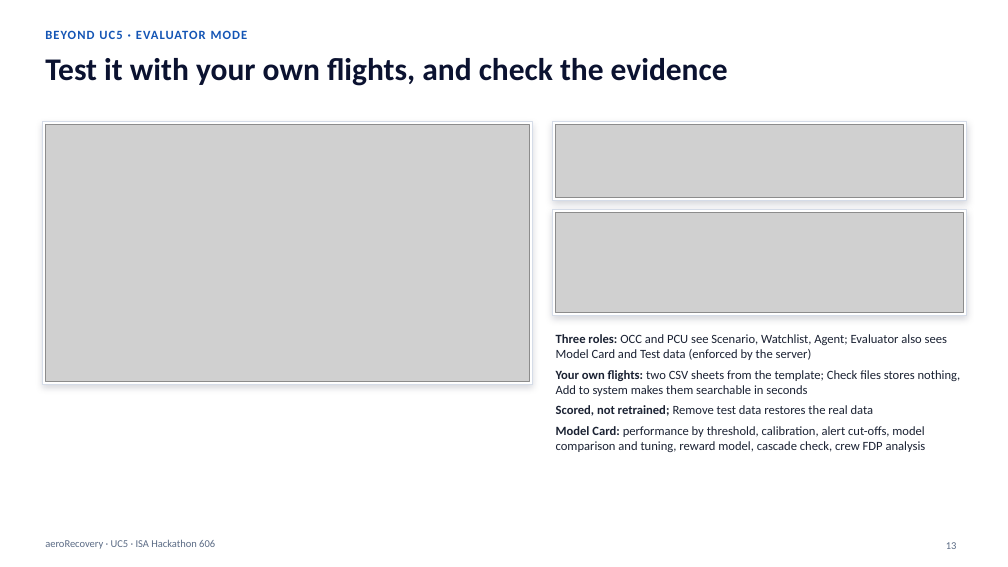
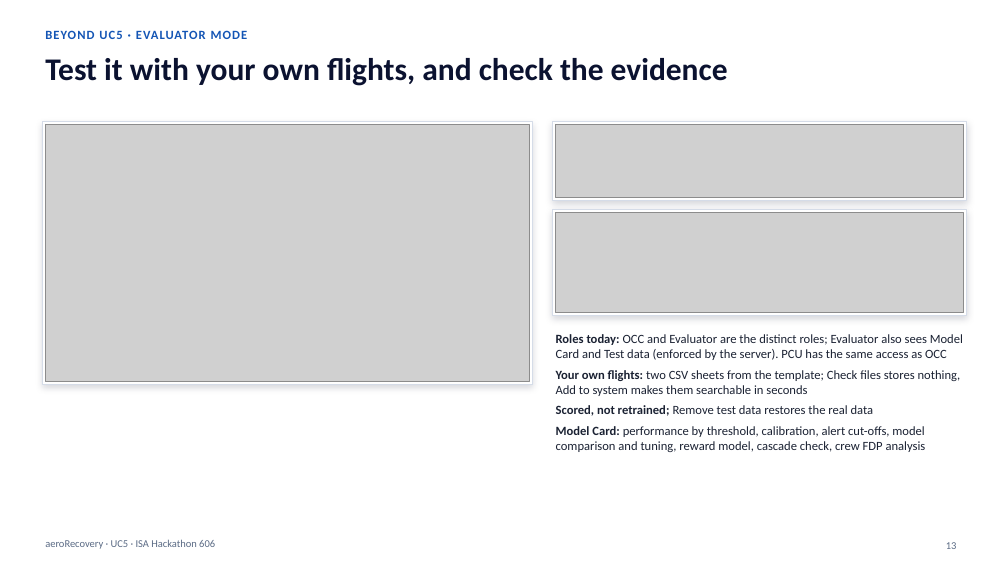
Before and after one commit to bimsarav/Hackathon-606, a slide deck: slide 13 of products/disruption-advisor/source/disruption-advisor/docs/delivery/aeroRecovery-presentation.pptx. Drawn at 1008x567 pixels with LibreOffice and Linux fonts; fonts in the diff are those of the drawing; grey boxes stand for pictures. Boxes give left, top, right and bottom in pixels: in the first picture for what was removed or moved away, otherwise in the second. Text is boxed around its words. In the diff, an @@ line names an element or a change of style, - is before the commit and + after.

Commit message:
disruption-advisor: Document updates with port and roles

```diff
--- a/products/disruption-advisor/source/disruption-advisor/docs/delivery/aeroRecovery-presentation.pptx
+++ b/products/disruption-advisor/source/disruption-advisor/docs/delivery/aeroRecovery-presentation.pptx
@@ text at box(556, 334, 963, 360): text changed @@
-Three roles: OCC and PCU see Scenario, Watchlist, Agent; Evaluator also sees Model Card and Test data (enforced by the server)
+Roles today: OCC and Evaluator are the distinct roles; Evaluator also sees Model Card and Test data (enforced by the server). PCU has the same access as OCC
```
Also in this commit, not shown: 2 other slides changed, 9 other files.
